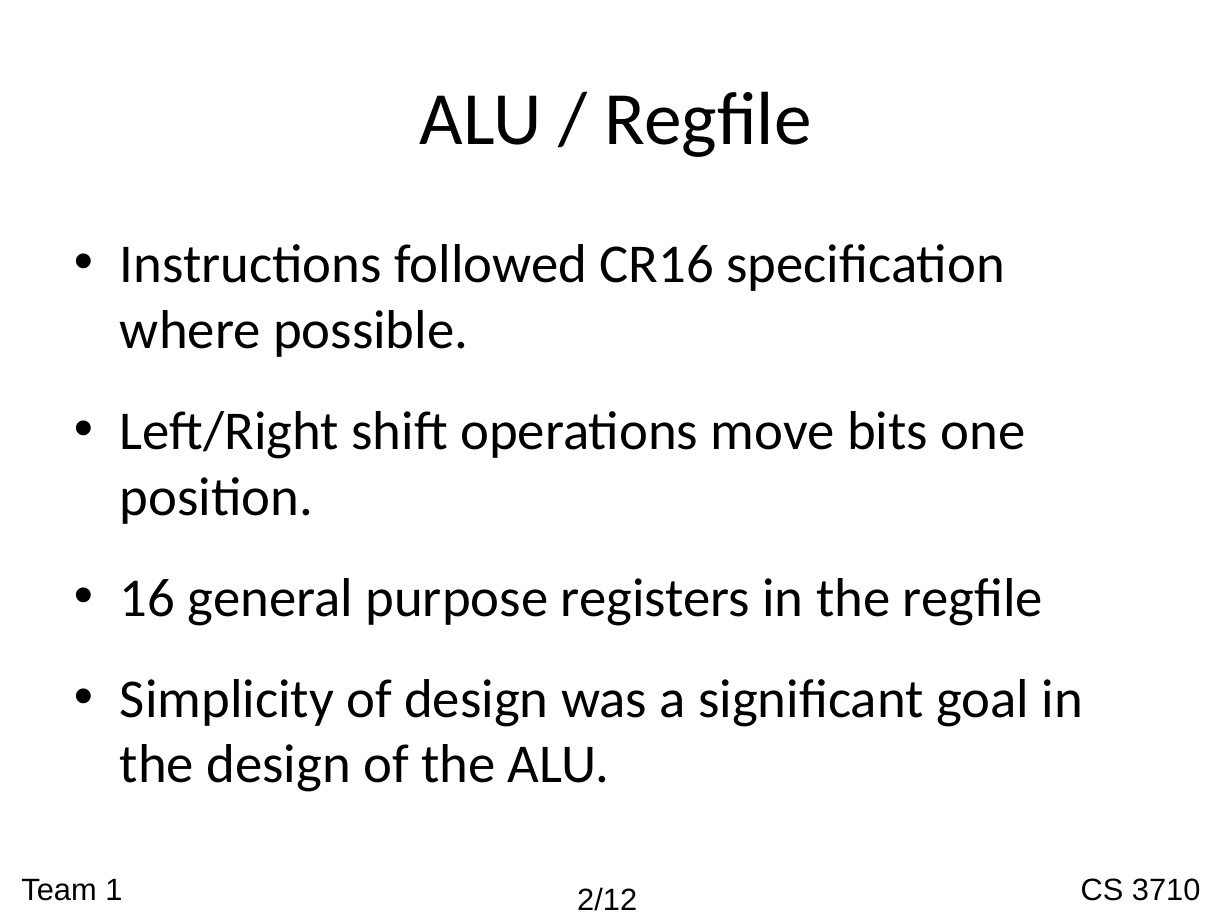
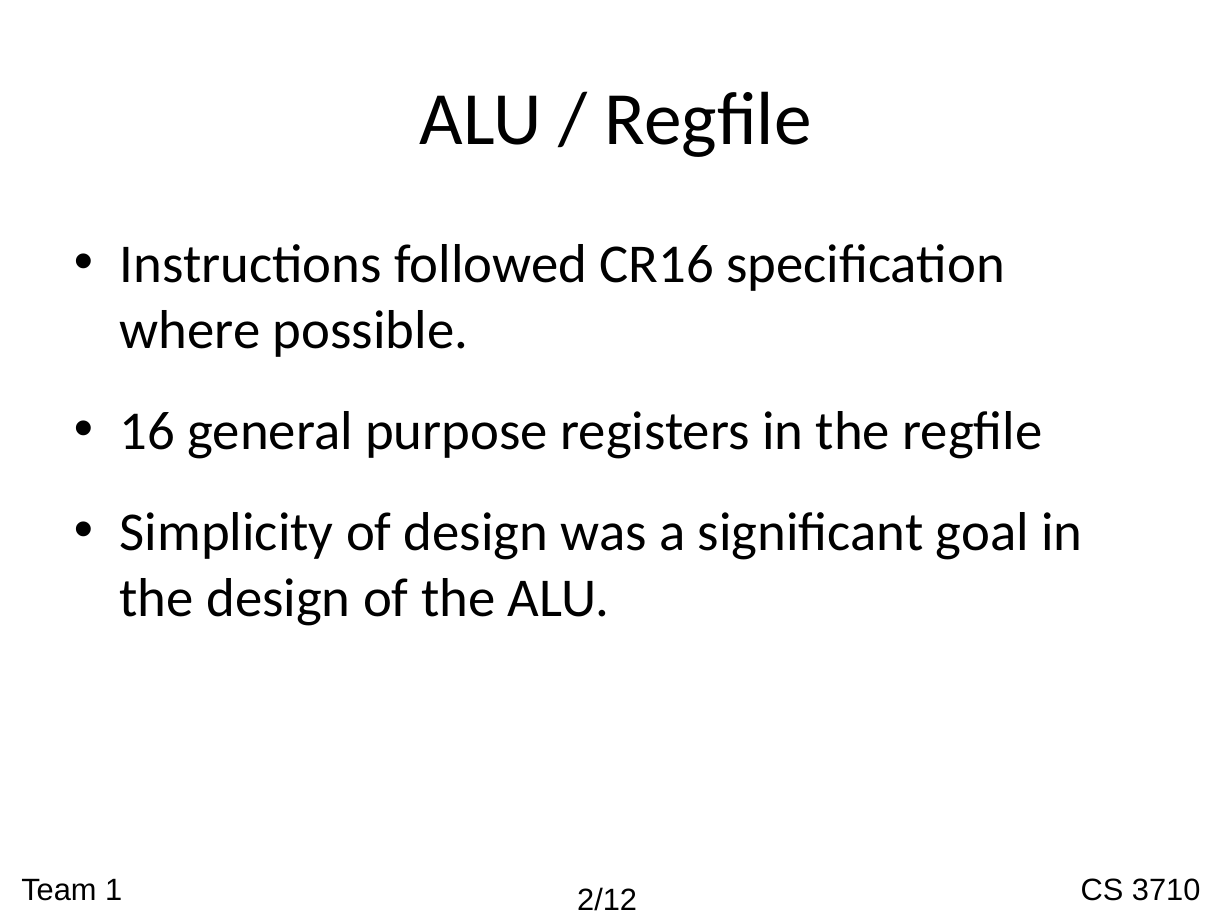
Before and after one commit to nachtluce/3710-Project, a slide deck: slide 3 of documentation/cs3710_presentation.ppt (slide 2 before the commit). Drawn at 1232x924 pixels with LibreOffice and Linux fonts; fonts in the diff are those of the drawing; background and template pictures are left out. Boxes give left, top, right and bottom in pixels: in the first picture for what was removed or moved away, otherwise in the second. Text is boxed around its words. In the diff, an @@ line names an element or a change of style, - is before the commit and + after.

```diff
--- a/documentation/cs3710_presentation.ppt
+++ b/documentation/cs3710_presentation.ppt
@@ text "Instructions followed CR16 specification where ..." at (120, 244, 1082, 626): indent changed @@
@@ text at (120, 411, 1025, 524): paragraph removed @@
-• Left/Right shift operations move bits one position.
```
Also in this commit, not shown: 9 other slides changed, 2 slides added.
